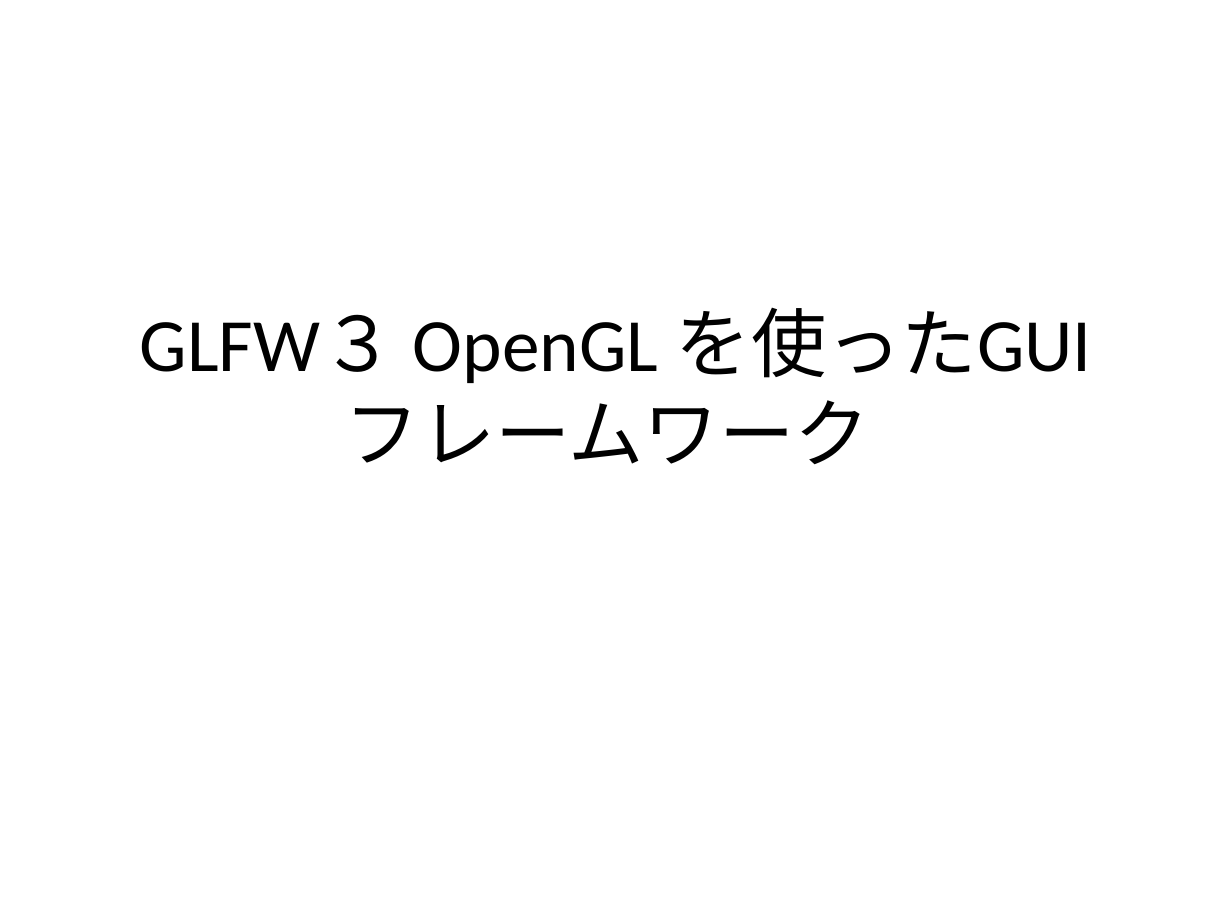
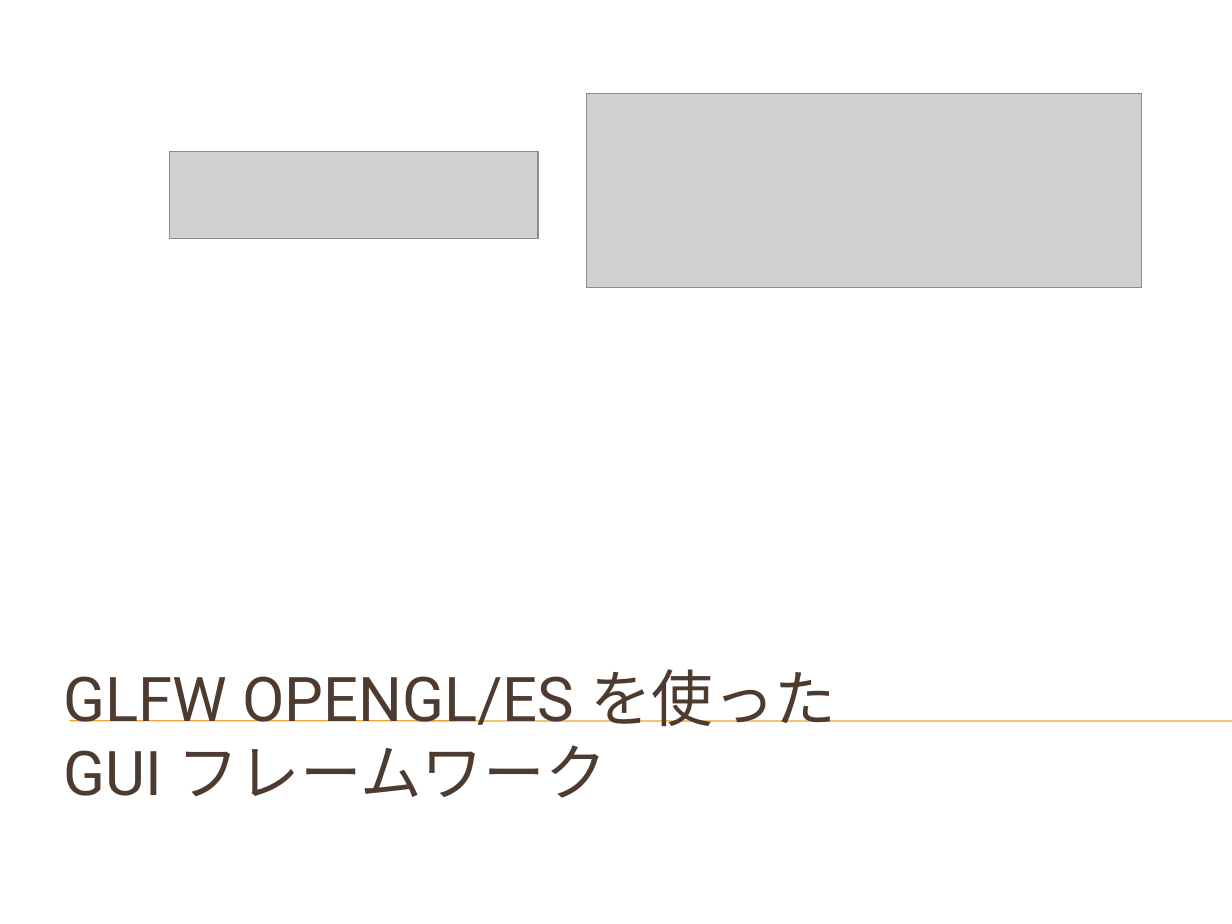
Before and after one commit to hirakuni45/glfw3_app, a slide deck: slide 1 of glfw3_app/docs/GLFW3_OpenGL_GUI.pptx. Drawn at 1232x924 pixels with LibreOffice and Linux fonts; fonts in the diff are those of the drawing; grey boxes stand for pictures; background and template pictures are left out. Boxes give left, top, right and bottom in pixels: in the first picture for what was removed or moved away, otherwise in the second. Text is boxed around its words. In the diff, an @@ line names an element or a change of style, - is before the commit and + after.

```diff
--- a/glfw3_app/docs/GLFW3_OpenGL_GUI.pptx
+++ b/glfw3_app/docs/GLFW3_OpenGL_GUI.pptx
@@ picture added at (586,94,1141,287) @@
@@ picture added at (170,152,538,239) @@
@@ title "GLFW OPENGL/ES を使った GUI フレームワーク" at (63,669,836,798): vertical alignment middle to top @@
@@ title at (63,669,836,798): text changed; size 44 to 36 pt; font Calibri to Roboto; text colour #000000 to #4E3B30 @@
-GLFW３ OpenGL を使ったGUI
-フレームワーク
+GLFW OPENGL/ES を使った
+GUI フレームワーク
@@ line added from (69, 721) to (1232, 721), #F0A22E 0.75 pt @@
```
Also in this commit, not shown: 36 other slides changed, 2 other files.
